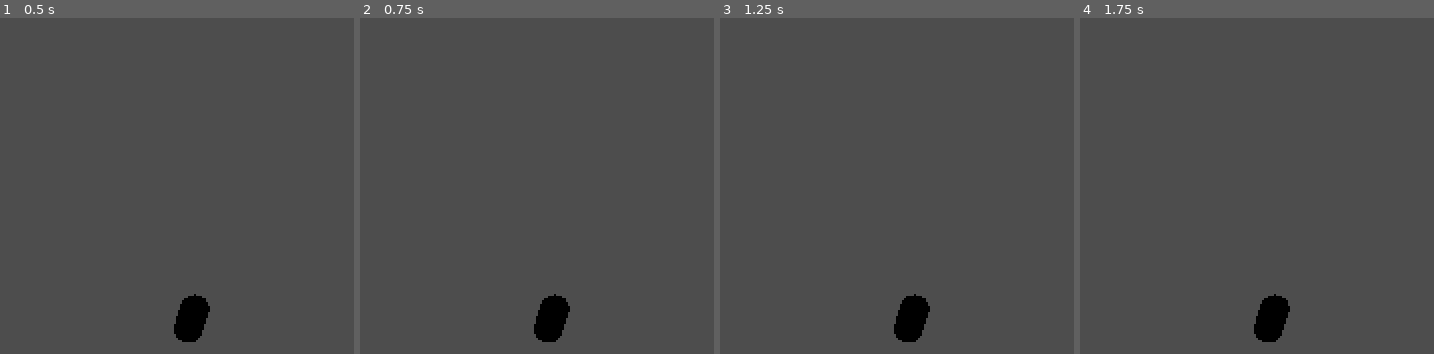
Above: before the commit, frames 1-4 (left to right).
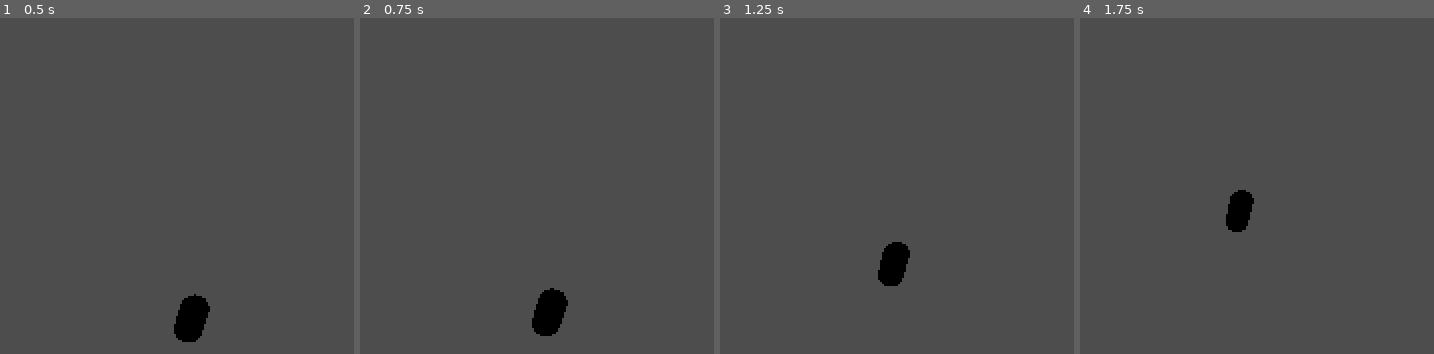
Above: after the commit, the same moments.

Repository: ThatOneFri3nd/Fallout_Remake
Game: Godot game, scene res://scenes/main/Main Scene.tscn
Two runs of this game, one before a commit and one after it. Both use one fixed random seed, a clock stepped at 60 frames per second and the inputs below.
Inputs (mouse positions are in pixels of both pictures, inside the frame that each line leads up to):
- Up to frame 1 (0.5 s): no input
- Up to frame 2 (0.75 s): tap Enter at 0.5 s; move the mouse to (713, 280) at 0.52 s; hold S (camera_backward) from 0.53 s (still down); click (713, 280) at 0.67 s
- Up to frame 3 (1.25 s): keep holding S (camera_backward); tap W (camera_forward) at 0.8 s
- Up to frame 4 (1.75 s): move the mouse to (outside the picture) at 1.27 s; release S (camera_backward) at 1.28 s; tap W (camera_forward) at 1.35 s; click (outside the picture) at 1.42 s; tap A (camera_left) at 1.55 s

Frame 1 is identical in both runs. In frame 2, 0.5% of the frame differs, in the area x 48-60%, y 80-97%; in frame 3, 1.9%, in the area x 44-60%, y 66-97%; in frame 4, 1.8%.

Commit message:
got camera movement to work more smoothly

Diff:
--- a/project.godot
+++ b/project.godot
@@ -42,3 +42,13 @@
 "events": [Object(InputEventMouseButton,"resource_local_to_scene":false,"resource_name":"","device":-1,"window_id":0,"a …(253 unchanged characters)…
 ]
 }
+camera_zoom_in={
+"deadzone": 0.5,
+"events": [Object(InputEventMouseButton,"resource_local_to_scene":false,"resource_name":"","device":-1,"window_id":0,"alt_pressed":false,"shift_pressed":false,"ctrl_pressed":false,"meta_pressed":false,"button_mask":0,"position":Vector2(0, 0),"global_position":Vector2(0, 0),"factor":1.0,"button_index":4,"canceled":false,"pressed":false,"double_click":false,"script":null)
+]
+}
+camera_zoom_out={
+"deadzone": 0.5,
+"events": [Object(InputEventMouseButton,"resource_local_to_scene":false,"resource_name":"","device":-1,"window_id":0,"alt_pressed":false,"shift_pressed":false,"ctrl_pressed":false,"meta_pressed":false,"button_mask":0,"position":Vector2(0, 0),"global_position":Vector2(0, 0),"factor":1.0,"button_index":5,"canceled":false,"pressed":false,"double_click":false,"script":null)
+]
+}
--- a/scenes/main/Main Scene.tscn
+++ b/scenes/main/Main Scene.tscn
@@ -29,16 +29,14 @@
 
 [node name="Player" parent="CurrentLevel" instance=ExtResource("2_0m6g3")]
 
-[node name="CameraPivot" type="Node3D" parent="CurrentLevel"]
+[node name="Camera" type="CharacterBody3D" parent="CurrentLevel"]
 script = ExtResource("3_bw2ci")
-mouse_sens = 20.0
-camera_acceleration = 1.0
-max_camera_speed = 10.0
+mouse_sens = 50.0
 
-[node name="Origin" type="MeshInstance3D" parent="CurrentLevel/CameraPivot"]
+[node name="Origin" type="MeshInstance3D" parent="CurrentLevel/Camera"]
 transform = Transform3D(1, 0, 0, 0, 0.707107, 0.707107, 0, -0.707107, 0.707107, 0, 75, 75)
 
-[node name="Camera3D" type="Camera3D" parent="CurrentLevel/CameraPivot"]
+[node name="Camera3D" type="Camera3D" parent="CurrentLevel/Camera"]
 transform = Transform3D(1, 0, 0, 0, 0.707107, 0.707107, 0, -0.707107, 0.707107, 0, 15, 15)
 
 [node name="PlayerStandIn" type="MeshInstance3D" parent="CurrentLevel"]
--- a/scripts/core/main/camera_control.gd
+++ b/scripts/core/main/camera_control.gd
@@ -1,35 +1,78 @@
-extends Node3D
+extends CharacterBody3D
 
-@export var mouse_sens: float
-@export var camera_acceleration: float
-@export var max_camera_speed: float
-var camera_speed: float = 0
+@export_category("Camera Rotation")
+@export var mouse_sens: float = 20
+@export var rotate_acceleration: float = 15
+@export var rotate_friction: float = 10
+@export_category("Camera Movement")
+@export var camera_acceleration: float = 15
+@export var max_camera_speed: float = 50
+@export var camera_friction: float = 10
+
+var movement_vector := Vector3.ZERO
+var rotation_speed: float = 0.0
+var zoom_level: float = 10.0
+var viewport_minimum: float = 200
+var viewport_resolution_variance = 600
+var viewport_resolution: Vector2
+
+signal rotating_camera
+
+var camera: Camera3D
 
 # Called when the node enters the scene tree for the first time.
 func _ready():
-	pass # Replace with function body.
+	Input.mouse_mode = Input.MOUSE_MODE_VISIBLE
+	camera = find_child("Camera3D")
+	if camera == null:
+		printerr("Camera not found! Make sure Camera3D is a child of Camera!")
+		return
+	viewport_resolution.x = (camera.size / 100) * viewport_resolution_variance
+	viewport_resolution.y = (camera.size / 100) * viewport_resolution_variance
 
 
 func _input(event):
-	var fixed_delta: float = get_physics_process_delta_time()
 	if Input.is_action_pressed("camera_rotate"):
 		Input.mouse_mode = Input.MOUSE_MODE_CAPTURED
+		emit_signal("rotating_camera")
 		if event is InputEventMouseMotion:
-			var speed = Input.get_last_mouse_velocity() * (mouse_sens / 100000)
-			self.rotation.y = self.rotation.y + speed.x
+			var speed = Input.get_last_mouse_velocity().x * (mouse_sens / 100000)
+			rotation_speed += speed * rotate_acceleration
+		elif Input.is_action_just_released("camera_rotate"):
+			Input.mouse_mode = Input.MOUSE_MODE_VISIBLE
 
 	if Input.is_action_just_released("camera_rotate"):
 		Input.mouse_mode = Input.MOUSE_MODE_VISIBLE
 
-	if Input.is_action_pressed("camera_forward"):
-		camera_speed += camera_acceleration * fixed_delta
-		position.z -= camera_speed * fixed_delta
-	if Input.is_action_pressed("camera_backward"):
-		camera_speed += camera_acceleration * fixed_delta
-		position.z += camera_speed * fixed_delta
-	if Input.is_action_pressed("camera_left"):
-		camera_speed += camera_acceleration * fixed_delta
-		position.x -= camera_speed * fixed_delta
-	if Input.is_action_pressed("camera_right"):
-		camera_speed += camera_acceleration * fixed_delta
-		position.x += camera_speed * fixed_delta
+	if event is InputEventMouseButton:
+		if Input.is_action_just_released("camera_zoom_out"):
+			pass
+		elif Input.is_action_just_released("camera_zoom_in"):
+			pass
+
+
+func _process(delta):
+	var xz_input = Vector3.ZERO
+	xz_input.z = Input.get_axis("camera_forward", "camera_backward")
+	xz_input.x = Input.get_axis("camera_left", "camera_right")
+
+	xz_input = xz_input.limit_length(1.0)
+	xz_input *= max_camera_speed
+	xz_input.y = 0 # Maintain the y component at 0 to avoid vertical movement
+
+	if xz_input.length() > 0:
+		movement_vector = movement_vector.move_toward(xz_input, camera_acceleration * delta)
+	else:
+		movement_vector = movement_vector.move_toward(Vector3.ZERO, camera_friction * delta)
+	translate(movement_vector * delta)
+
+	# Handle camera rotation with friction
+	if Input.is_action_pressed("camera_rotate"):
+		rotation_speed = lerp(rotation_speed, float(0), rotate_friction * delta)
+		rotate_y(rotation_speed * delta)
+	else:
+		rotation_speed = lerp(rotation_speed, float(0), rotate_friction * delta)
+		if abs(rotation_speed) > 0.01: # small threshold to stop tiny rotations
+			rotate_y(rotation_speed * delta)
+		else:
+			rotation_speed = 0.0
